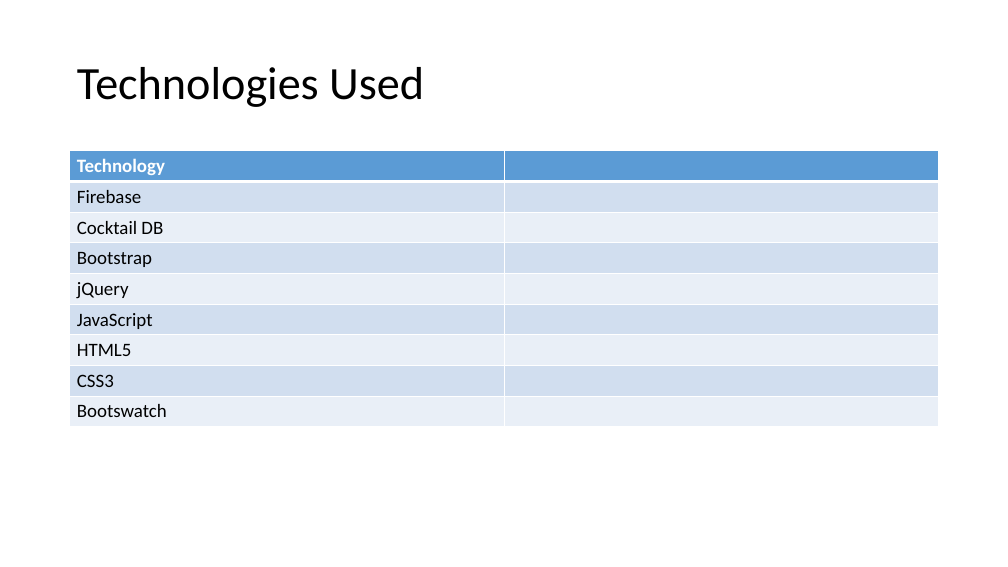
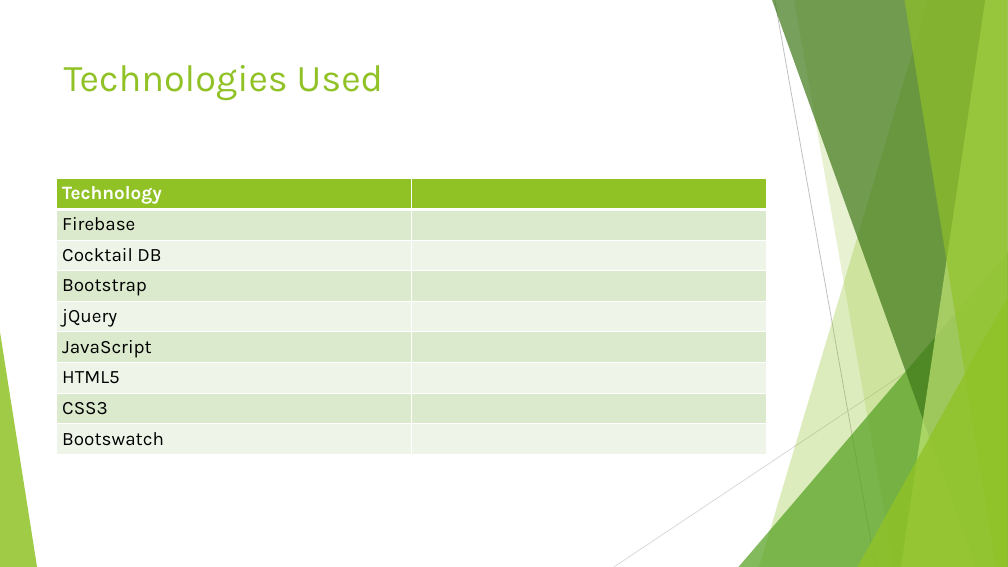
Before and after one commit to WyntonD/Designated-Drinker, a slide deck: slide 5 of assets/presentation/Happy Hour.pptx. Drawn at 1008x567 pixels with LibreOffice and Linux fonts; fonts in the diff are those of the drawing. Boxes give left, top, right and bottom in pixels: in the first picture for what was removed or moved away, otherwise in the second. Text is boxed around its words. In the diff, an @@ line names an element or a change of style, - is before the commit and + after.

```diff
--- a/assets/presentation/Happy Hour.pptx
+++ b/assets/presentation/Happy Hour.pptx
@@ title "Technologies Used": place and size @@
-title "Technologies Used" at box(77, 67, 424, 107)
+title "Technologies Used" at box(64, 65, 383, 101)
@@ title "Technologies Used" at box(64, 65, 383, 101): size 44 to 36 pt, font Calibri to Karla, text colour #000000 to #90C226; line spacing 0.9 to 1; vertical alignment middle to top @@
@@ table at box(56, 178, 767, 499) @@
@@ fill #5B9BD5 to #90C226 in row 1 @@
@@ fill #D2DEEF to #DBE9CD in 8 cells @@
@@ fill #EAEFF7 to #EEF4E8 in 8 cells @@
@@ font Calibri to Karla @@
@@ table: place and size @@
-table at box(70, 151, 939, 427)
+table at box(56, 178, 767, 499)
@@ group added at box(0, 0, 1008, 567): 5 freeform shapes, 3 triangles, 2 lines @@
```
Also in this commit, not shown: 9 other slides changed, 13 other files.
